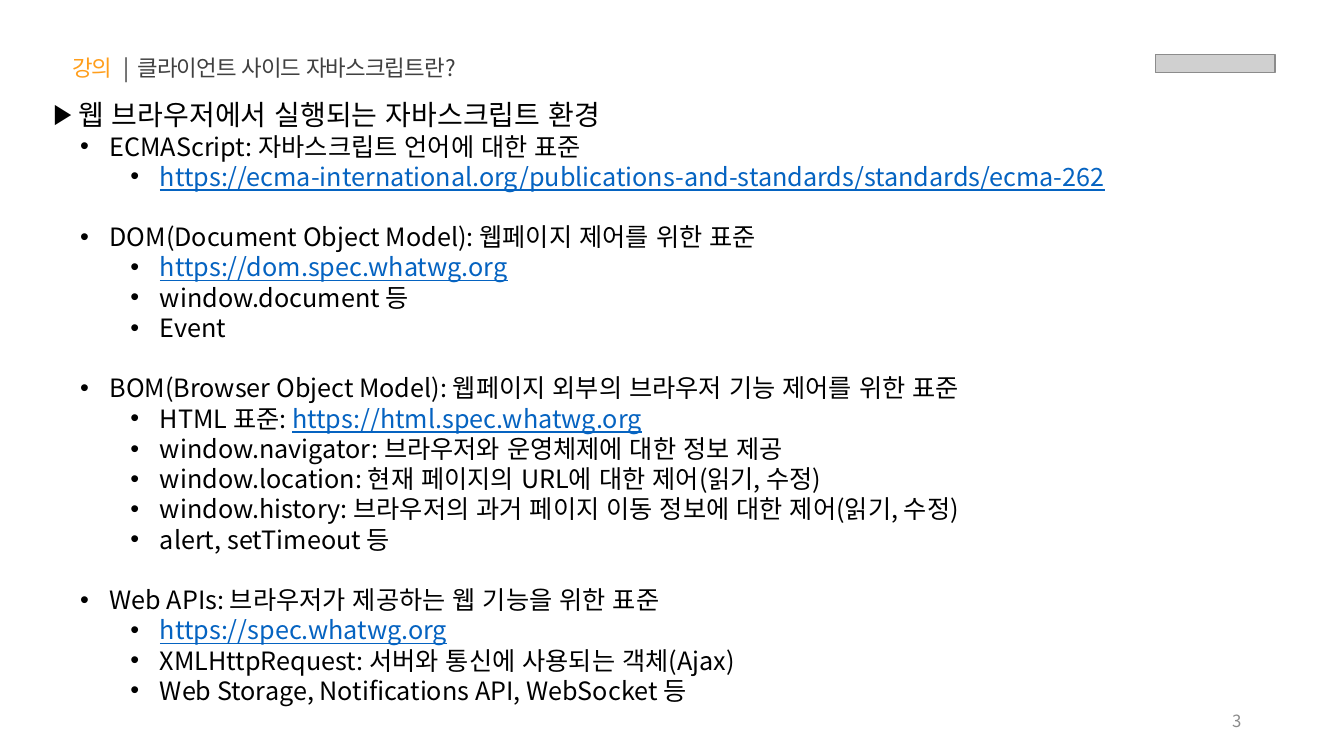
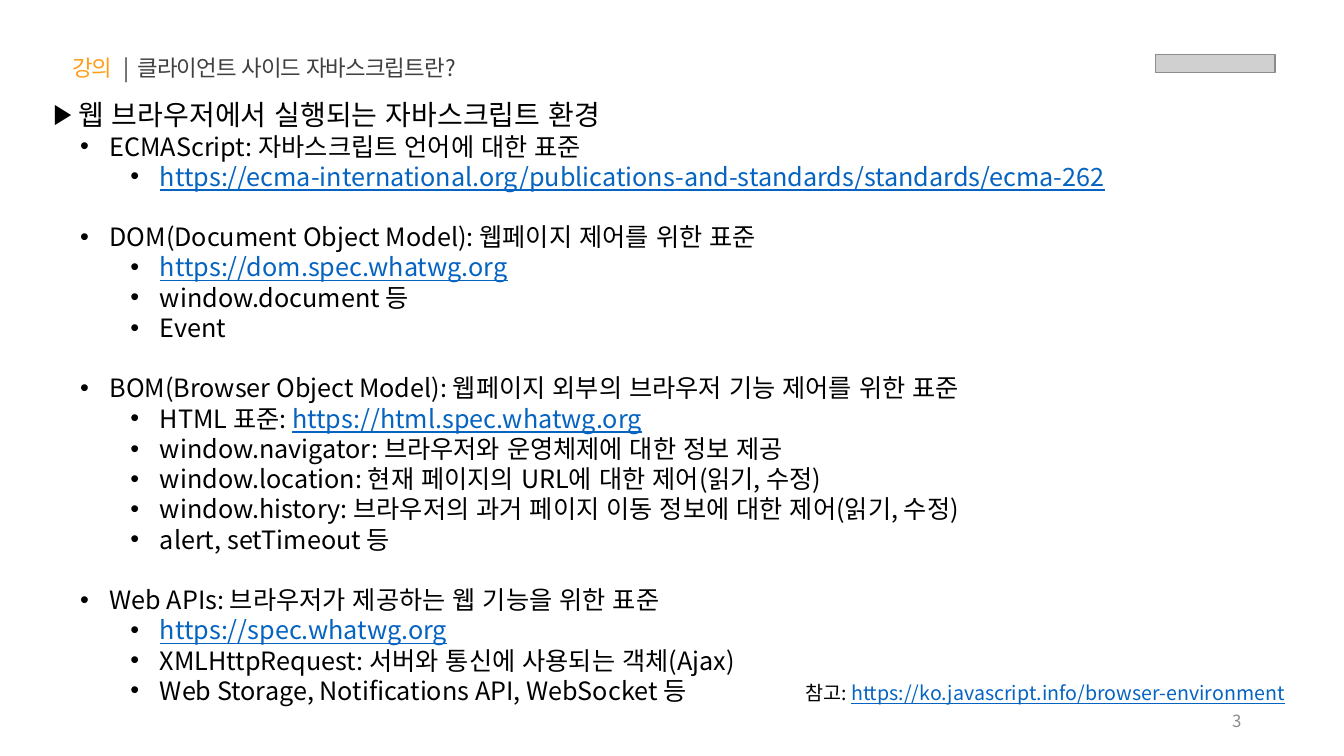
Before and after one commit to yebin-jeong/learn-js, a slide deck: slide 3 of PPT/05.자바스크립트 - 클라이언트 사이드(Event, DOM, Ajax, Web APIs).pptx. Drawn at 1344x756 pixels with LibreOffice and Linux fonts; fonts in the diff are those of the drawing; grey boxes stand for pictures. Boxes give left, top, right and bottom in pixels: in the first picture for what was removed or moved away, otherwise in the second. Text is boxed around its words. In the diff, an @@ line names an element or a change of style, - is before the commit and + after.

```diff
--- a/PPT/05.자바스크립트 - 클라이언트 사이드(Event, DOM, Ajax, Web APIs).pptx
+++ b/PPT/05.자바스크립트 - 클라이언트 사이드(Event, DOM, Ajax, Web APIs).pptx
@@ text added at (805,683,1284,705), 14 pt, text #0563C1, underline @@
+참고: https://ko.javascript.info/browser-environment
```
Also in this commit, not shown: 32 other slides changed.
